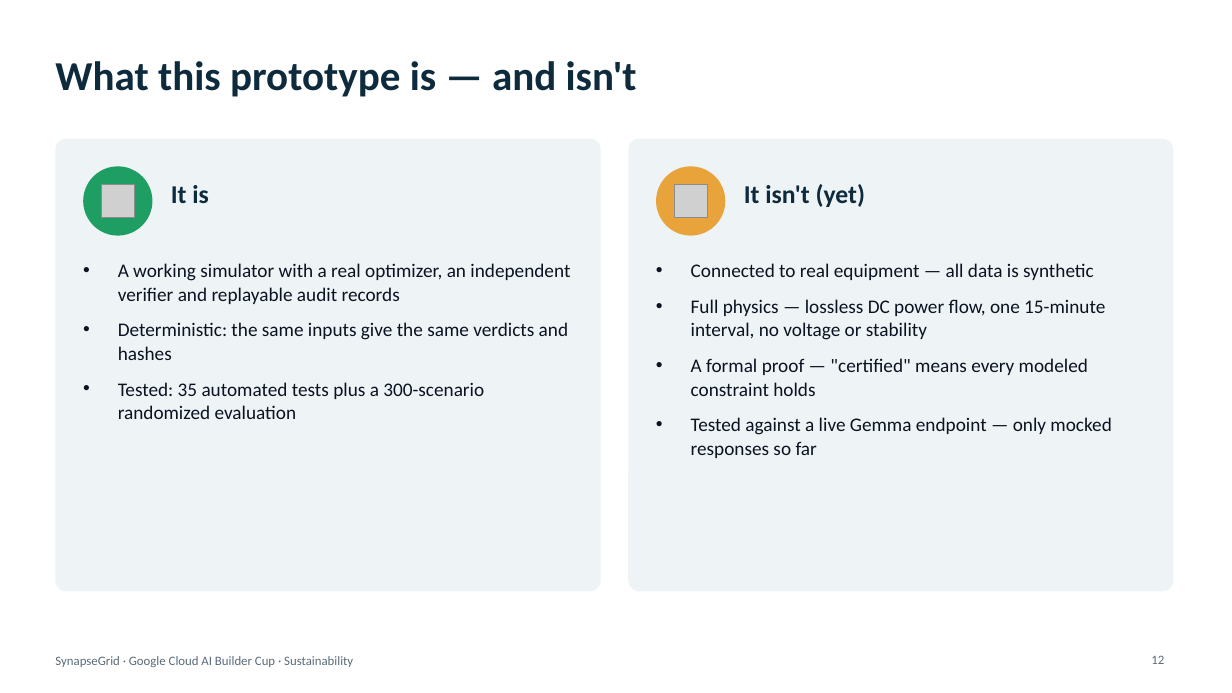
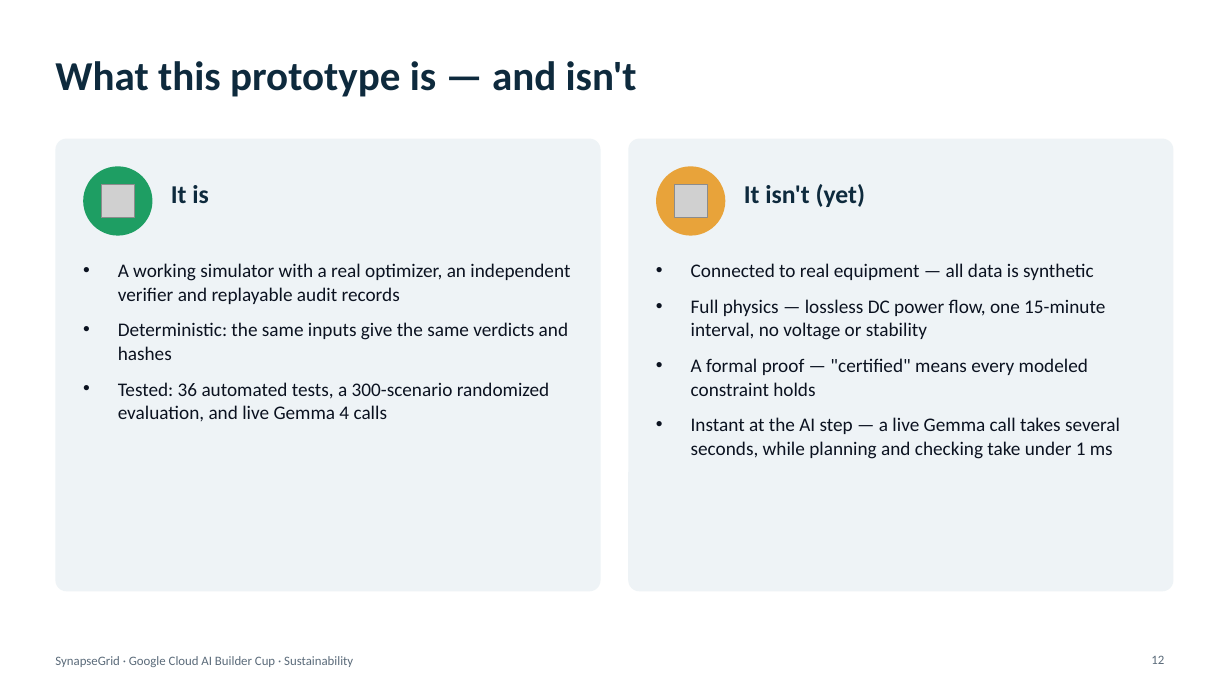
Before and after one commit to souzataniya/Medical, a slide deck: slide 12 of SynapseGrid-Proposal.pptx. Drawn at 1232x693 pixels with LibreOffice and Linux fonts; fonts in the diff are those of the drawing; grey boxes stand for pictures. Boxes give left, top, right and bottom in pixels: in the first picture for what was removed or moved away, otherwise in the second. Text is boxed around its words. In the diff, an @@ line names an element or a change of style, - is before the commit and + after.

```diff
--- a/SynapseGrid-Proposal.pptx
+++ b/SynapseGrid-Proposal.pptx
@@ text at box(118, 382, 549, 421): text changed @@
-• Tested: 35 automated tests plus a 300-scenario randomized evaluation
+• Tested: 36 automated tests, a 300-scenario randomized evaluation, and live Gemma 4 calls
@@ text at box(691, 417, 1120, 459): text changed @@
-• Tested against a live Gemma endpoint — only mocked responses so far
+• Instant at the AI step — a live Gemma call takes several seconds, while planning and checking take under 1 ms
```
Also in this commit, not shown: 1 other slide changed, 6 other files.
